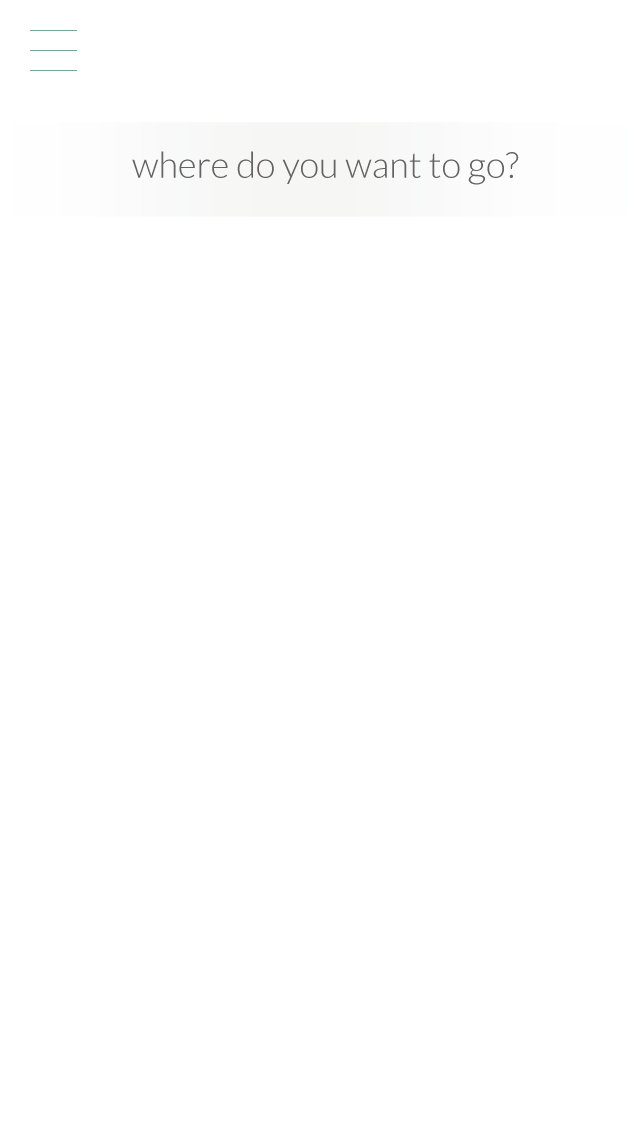
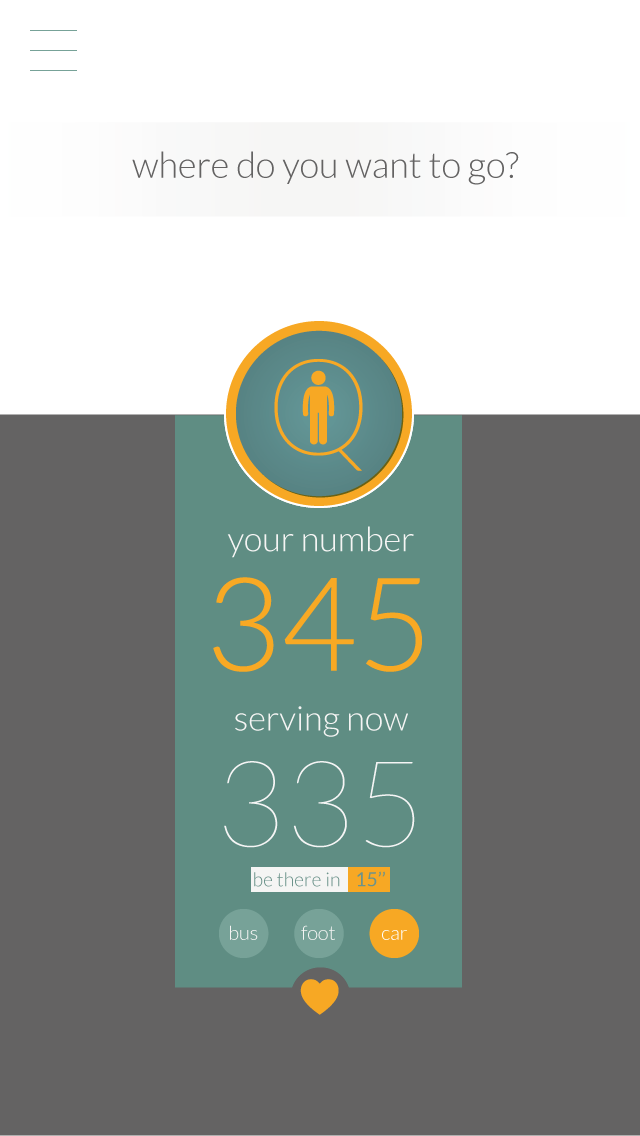
Two versions of the same layered image (640×1136). Layer-by-layer changes:
showed "active main button" over [224, 321, 414, 508]
showed "serving now" over [227, 526, 414, 737]
showed "active heart" over [291, 968, 350, 1026]
showed "idle heart" over [291, 967, 350, 1026]
showed "bus_foot_car" over [219, 909, 419, 958]
showed "be there" over [251, 867, 390, 892]
showed "335" over [224, 761, 415, 848]
showed "345" over [213, 577, 422, 672]
showed "MAIN BUTTON copy" over [224, 321, 414, 508]
showed "Vector Smart Object#10" over [175, 415, 462, 988]
showed "Vector Smart Object#9" over [0, 414, 640, 1136]
showed "Vector Smart Object#3" over [176, 415, 463, 987]
